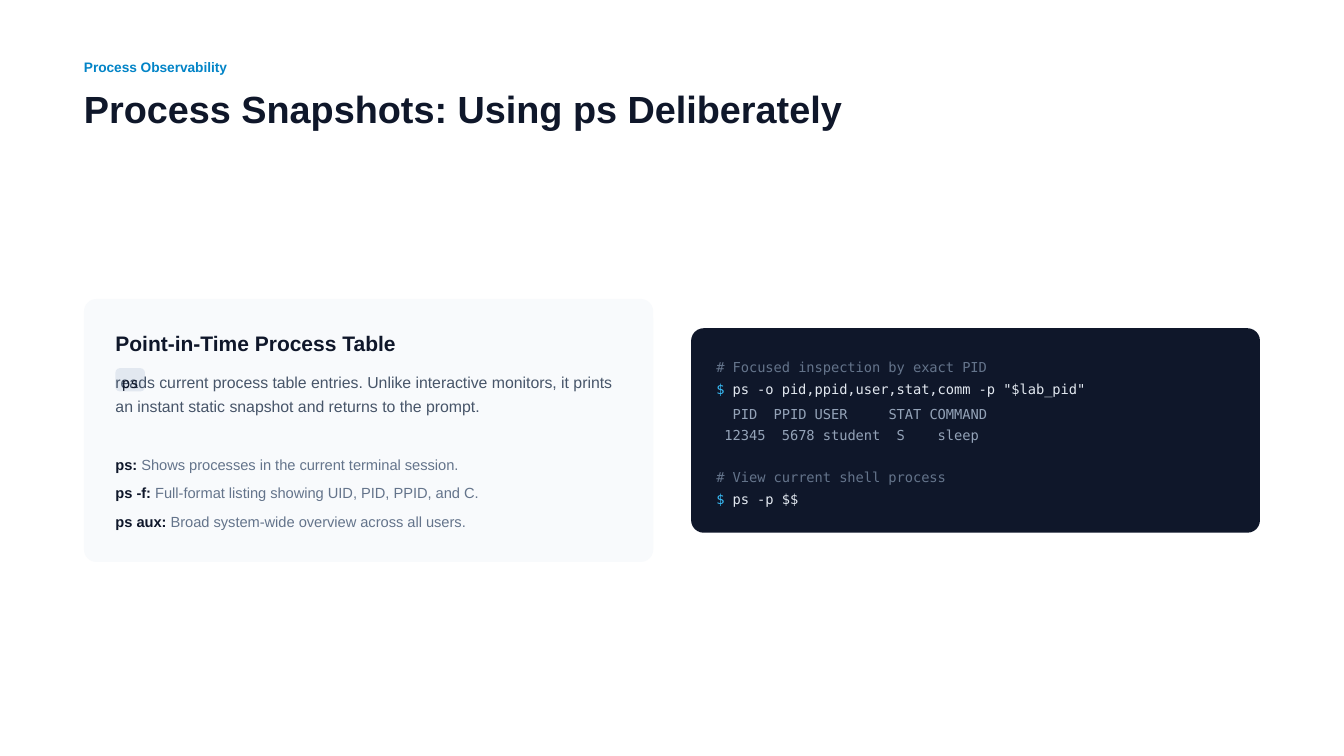
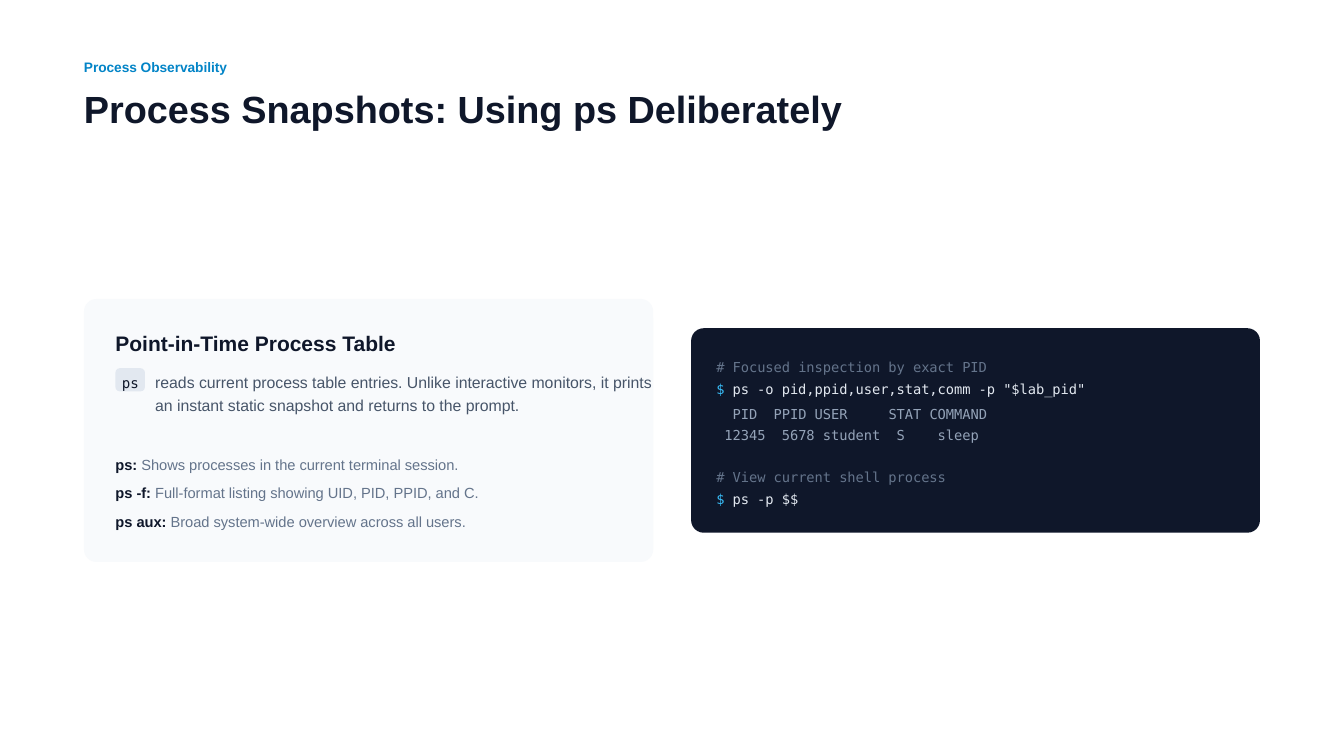
Before and after one commit to flybfree/Linux_Introduction_recovered, a slide deck: slide 5 of Presentation/Lesson 5_ Processes and Job Control.pptx. Drawn at 1344x756 pixels with LibreOffice and Linux fonts; fonts in the diff are those of the drawing. Boxes give left, top, right and bottom in pixels: in the first picture for what was removed or moved away, otherwise in the second. Text is boxed around its words. In the diff, an @@ line names an element or a change of style, - is before the commit and + after.

```diff
--- a/Presentation/Lesson 5_ Processes and Job Control.pptx
+++ b/Presentation/Lesson 5_ Processes and Job Control.pptx
@@ text "reads current process table entries. ...": place and size @@
-text "reads current process table entries. ..." at box(115, 376, 612, 416)
+text "reads current process table entries. ..." at box(155, 376, 652, 415)
```
Also in this commit, not shown: 8 other slides changed, 1 slide added, 7 other files.
